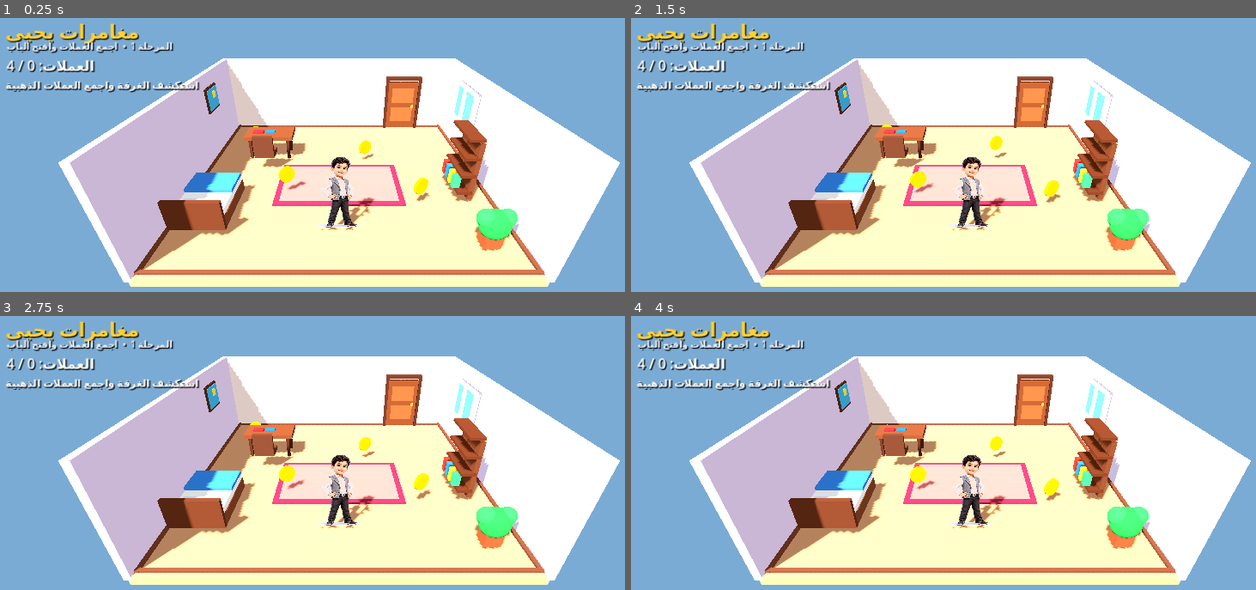
Above: before the commit, frames 1-4 (two rows, left to right).
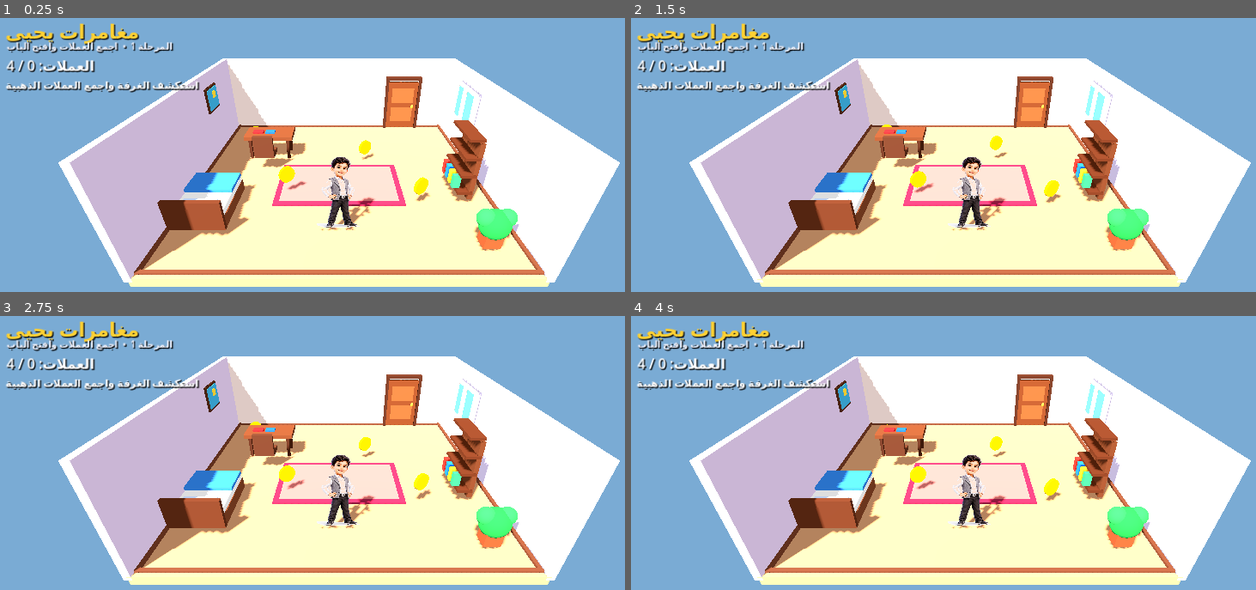
Above: after the commit, the same moments.

Repository: croceh2021-crypto/Yahya-Adventures
Game: Godot game, scene res://Main.tscn
The game is run twice, just before and just after one commit, with the same random seed, the same clock (stepped at 60 frames per second) and the same inputs.
Inputs:
- Up to frame 1 (0.25 s): no input
- Up to frame 2 (1.5 s): tap Enter at 1.25 s
- Up to frame 3 (2.75 s): no input
- Up to frame 4 (4 s): tap Space at 2.75 s

The runs differ from the first frame. In frame 1, less than 0.1% of the frame differs, in the area x 11-98%, y 26-92%; in frame 2, less than 0.1%, in the area x 20-89%, y 39-96%; in frame 3, less than 0.1%; in frame 4, less than 0.1%.

Commit message:
Update camera perspective and settings
Updated camera settings for improved perspective and added look ahead functionality.

Diff:
--- a/Scripts/main.gd
+++ b/Scripts/main.gd
@@ -1,7 +1,7 @@
 
 extends Node3D
 
-# YAHYA ADVENTURES - TOUCH CONTROLS UPDATE
+# YAHYA ADVENTURES - CAMERA PERSPECTIVE UPDATE
 # Godot 4.4.1
 
 const PLAYER_SPEED := 4.8
@@ -10,8 +10,12 @@
 const ROOM_LIMIT := 5.25
 const COIN_DISTANCE := 0.95
 const YAHYA_TEXTURE_PATH := "res://Assets/yahya_character.png"
-const CAMERA_OFFSET := Vector3(0, 6.8, 8.5)
-const CAMERA_SMOOTHING := 7.0
+
+# CAMERA SETTINGS
+const CAMERA_OFFSET := Vector3(0, 5.3, 7.8)
+const CAMERA_SMOOTHING := 6.5
+const CAMERA_LOOK_AHEAD := 0.55
+const CAMERA_TARGET_HEIGHT := 1.15
 
 var player: Node3D
 var camera: Camera3D
@@ -425,12 +429,16 @@
     player.add_child(part)
 
 
-# CAMERA
+# CAMERA - IMPROVED THIRD PERSON PERSPECTIVE
 
 func create_camera() -> void:
     camera = Camera3D.new()
     camera.current = true
-    camera.fov = 62
+
+    camera.fov = 58.0
+    camera.near = 0.05
+    camera.far = 100.0
+
     camera.position = player.global_position + CAMERA_OFFSET
 
     add_child(camera)
@@ -441,15 +449,32 @@
     if not is_instance_valid(player):
         return
 
+    # Smooth camera movement
     var target_position := player.global_position + CAMERA_OFFSET
     var weight := 1.0 - exp(-CAMERA_SMOOTHING * delta)
 
     camera.global_position = camera.global_position.lerp(
         target_position, weight)
 
-    camera.look_at(
-        player.global_position + Vector3(0, 1.0, 0),
-        Vector3.UP)
+    # Look ahead according to player movement
+    var movement_direction := Vector3(
+        move_velocity.x, 0.0, move_velocity.y)
+
+    var look_ahead := Vector3.ZERO
+
+    if movement_direction.length() > 0.05:
+        look_ahead = movement_direction.normalized() * CAMERA_LOOK_AHEAD
+
+    var look_target := player.global_position
+
+    look_target += Vector3(
+        0.0,
+        CAMERA_TARGET_HEIGHT,
+        0.0)
+
+    look_target += look_ahead
+
+    camera.look_at(look_target, Vector3.UP)
 
 
 # MOVEMENT
@@ -727,7 +752,7 @@
 
     root.add_child(message_label)
 
-    # LARGE RIGHT-SIDE TOUCH CONTROLS
+    # TOUCH CONTROLS
 
     add_control_button(
         root, "◀", Vector2(-246, -128),
@@ -782,7 +807,7 @@
         "font_pressed_color",
         Color(1.0, 0.86, 0.35))
 
-    # NORMAL BUTTON STYLE
+    # NORMAL STYLE
 
     var normal_style := StyleBoxFlat.new()
 
